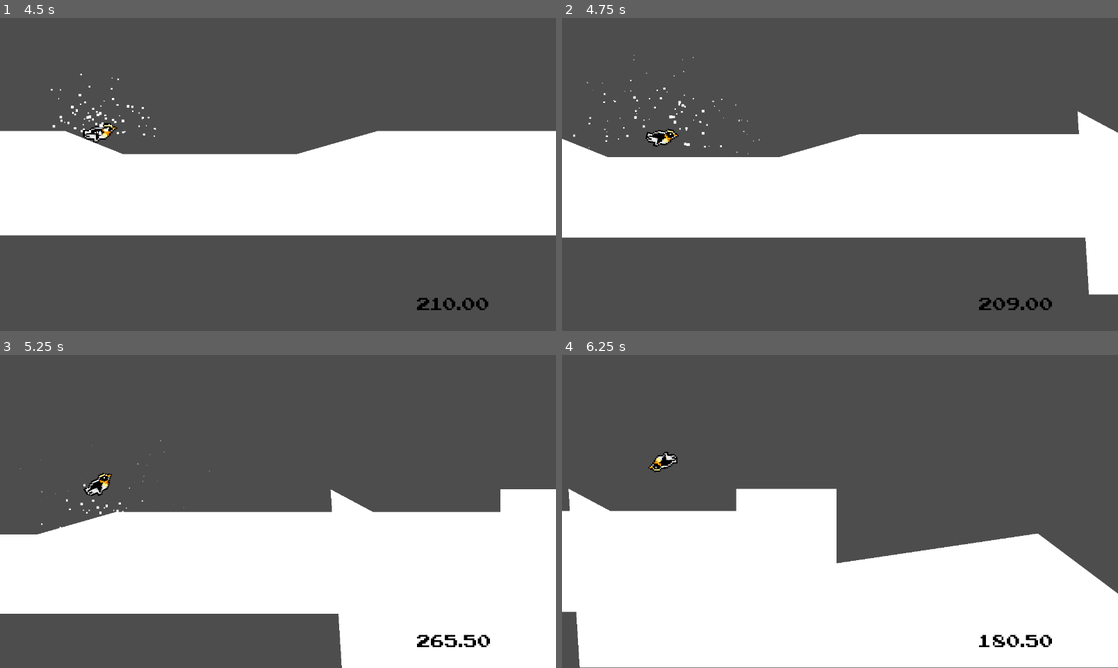
Above: before the commit, frames 1-4 (two rows, left to right).
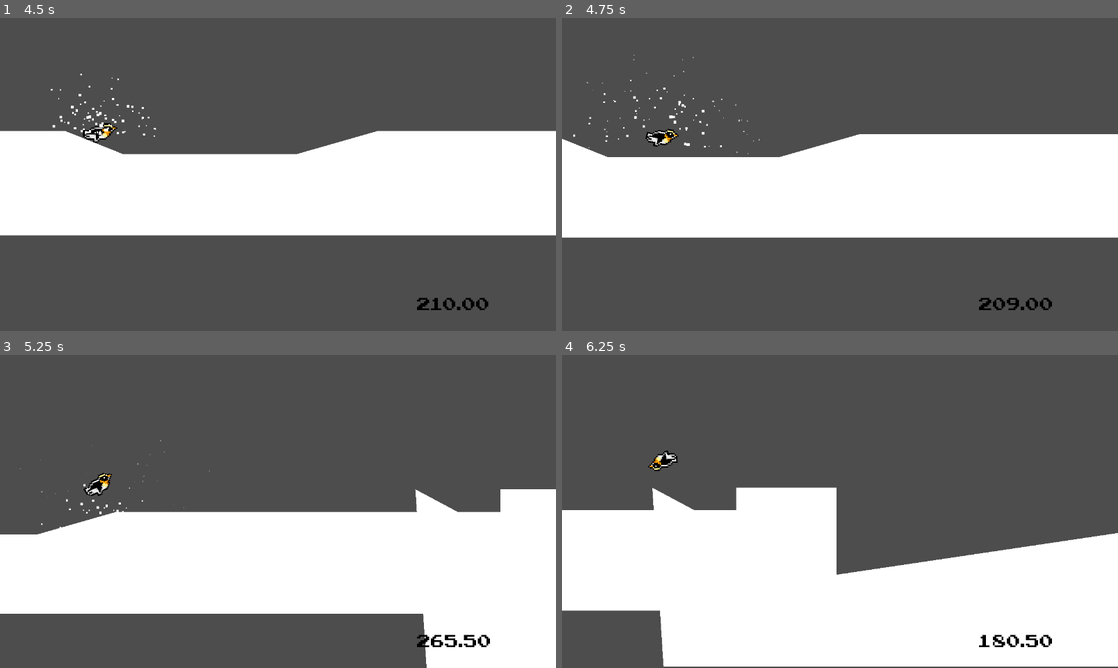
Above: after the commit, the same moments.

Repository: Izekeal/endless-runner-attempt
Game: Godot game, scene res://level.tscn
The game is run twice, just before and just after one commit, with the same random seed, the same clock (stepped at 60 frames per second) and the same inputs.
Inputs:
- Up to frame 1 (4.5 s): hold Up (ui_up) 0.53-2.03 s; hold Up (ui_up) 2.78-4.28 s
- Up to frame 2 (4.75 s): tap Up (ui_up) at 4.52 s
- Up to frame 3 (5.25 s): hold Up (ui_up) from 5.03 s (still down)
- Up to frame 4 (6.25 s): release Up (ui_up) at 5.78 s; tap Up (ui_up) at 6.02 s

Frame 1 is identical in both runs. In frame 2, 1.3% of the frame differs, in the area x 92-100%, y 29-89%; in frame 3, 3.2%; in frame 4, 6.6%, in the area x 0-100%, y 30-100%.

Commit message:
updated segments spawning, hard coded values for now

Diff:
--- a/penguin-sledding-simulator-tutorial/level.gd
+++ b/penguin-sledding-simulator-tutorial/level.gd
@@ -1,7 +1,5 @@
 extends Node2D
 
-# velocity.x needs to be cast to this script somehow.
-# name it world_speed or something, and then pass it into _process here
 @onready var timer_label: Label = $CanvasLayer/TimerLabel
 @onready var player: Player = $Player
 @onready var world_speed = 0
@@ -19,7 +17,7 @@
 	player.update_velocity.connect(update_velocity)
 	randomize()
 	spawn_instance(0, 0)
-	spawn_instance(720,0)
+	spawn_instance(780,0)
 
 
 # Called every frame. 'delta' is the elapsed time since the previous frame.
@@ -29,20 +27,13 @@
 		timer_label.text = "%.2f" % world_speed
 		for area in $Areas.get_children():
 			area.position.x -= world_speed * delta
-			if area.position.x < -1024:
-				spawn_instance(area.position.x+2048,0)
+			if area.position.x < -1000:
+				spawn_instance(area.position.x+1600,0)
 				area.queue_free()
 
 		# If the player has stopped moving, they lose
 		# Create a game over function that has a play again feature
 		# As well as as score breakdown screen
-
-		# world_speed never drops below a threshold even when the player is
-		# colliding with something. That is because forward collision is not
-		# set up yet.
-		#if time > 2:
-		#	if player.position:
-		#		finish_level()
 
 
 	if Input.is_action_just_pressed("ui_cancel"):
@@ -53,6 +44,11 @@
 
 func spawn_instance(x, y):
 	var inst = segments[randi() % len(segments)].instantiate()
+	# TO-DO: Figure out how to offset new instances properly.
+	# It will likely have something to do with a property of inst. Perhaps
+	# size or width or x dimension? With that calculated to a variable I can
+	# offset the x value in inst.position = Vector2(x,y) to properly accommodate
+	# "areas" of all shapes and sizes
 	inst.position = Vector2(x,y)
 	$Areas.add_child(inst)
 
--- a/penguin-sledding-simulator-tutorial/player.gd
+++ b/penguin-sledding-simulator-tutorial/player.gd
@@ -122,6 +122,8 @@
 # This checks for a forward collision.
 # TO-DO: Determine a method to allow for the player to *bonk* on ceilings
 # without triggering a level_finished
+#
+# I think I have that figured out by adjusting the size of the raycasts
 func check_for_collision():
 	if ray_cast_forward.is_colliding():
 		var collision = ray_cast_forward.get_collision_point()
Not shown, added: penguin-sledding-simulator-tutorial/level.tscn987882191.tmp
Not shown, added: penguin-sledding-simulator-tutorial/level.tscn998000708.tmp
